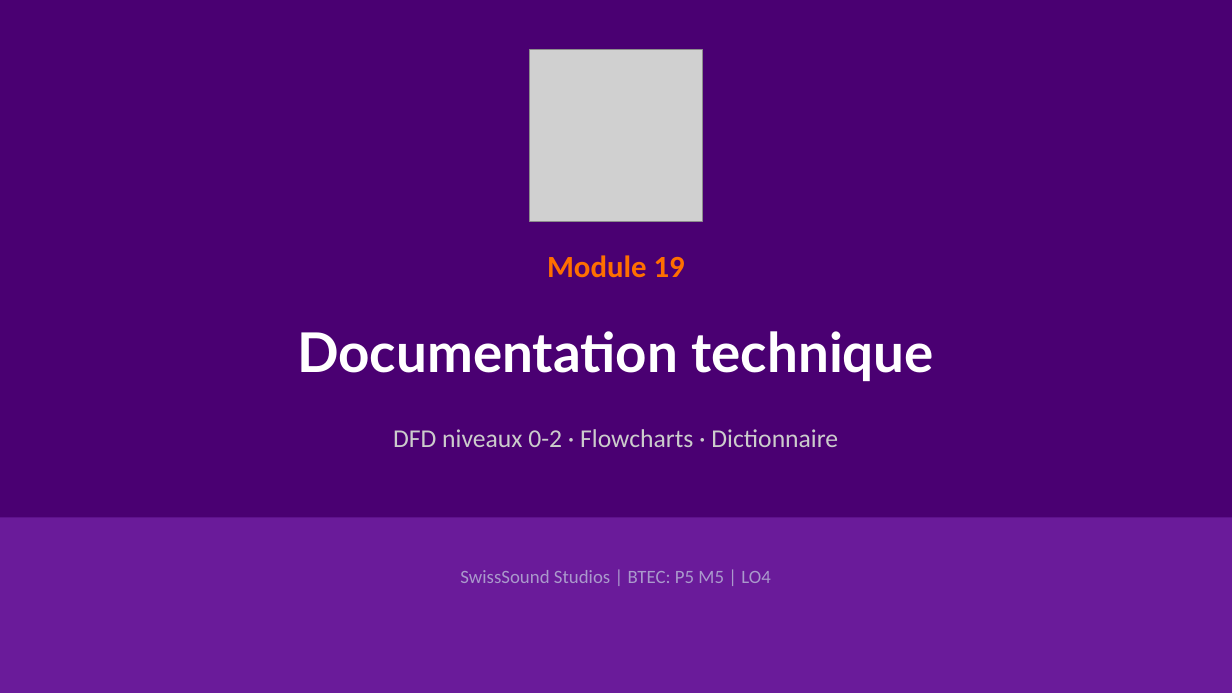
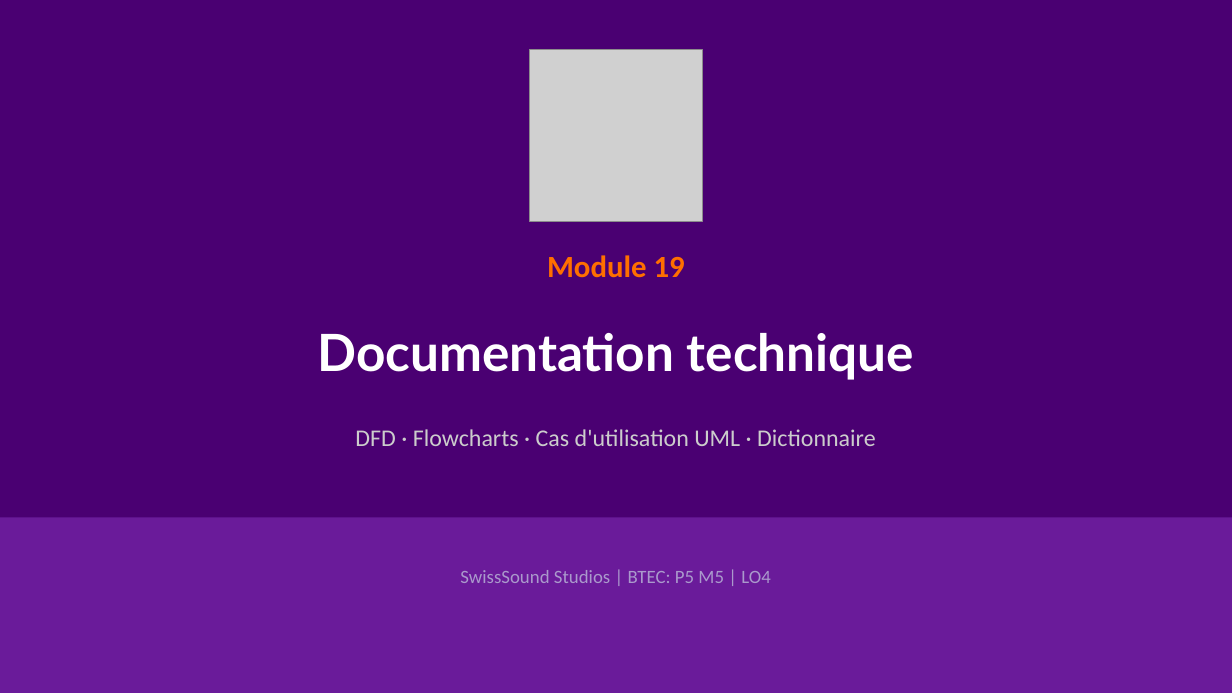
Before and after one commit to mbiTati/unit4_gamifie, a slide deck: slide 1 of pptx/Module19_Documentation_technique.pptx. Drawn at 1232x693 pixels with LibreOffice and Linux fonts; fonts in the diff are those of the drawing; grey boxes stand for pictures. Boxes give left, top, right and bottom in pixels: in the first picture for what was removed or moved away, otherwise in the second. Text is boxed around its words. In the diff, an @@ line names an element or a change of style, - is before the commit and + after.

Commit message:
📄 Module 19 enrichi avec diagrammes de cas d'utilisation UML (depuis Lo4_pptx.pdf) — include/extend, acteurs SwissSound, 11 slides

```diff
--- a/pptx/Module19_Documentation_technique.pptx
+++ b/pptx/Module19_Documentation_technique.pptx
@@ text "Documentation technique" at (x1=317, y1=333, x2=914, y2=380): size 32 to 30 pt @@
@@ text at (x1=355, y1=429, x2=876, y2=446): text changed; size 15 to 14 pt @@
-DFD niveaux 0-2 · Flowcharts · Dictionnaire
+DFD · Flowcharts · Cas d'utilisation UML · Dictionnaire
```
Also in this commit, not shown: 6 other slides changed, 4 slides added, 2 slides removed.
